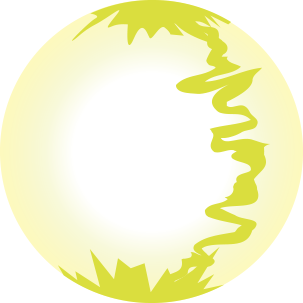
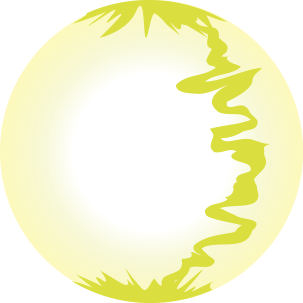
Two versions of the same layered image (303x303). Layer-by-layer changes:
added layer "5" above "4" over [72, 0, 227, 303]
hid "Objeto inteligente vectorial" (6th of 8) over [58, 247, 224, 303]
hid "Objeto inteligente vectorial" (7th of 8) over [72, 0, 231, 45]
